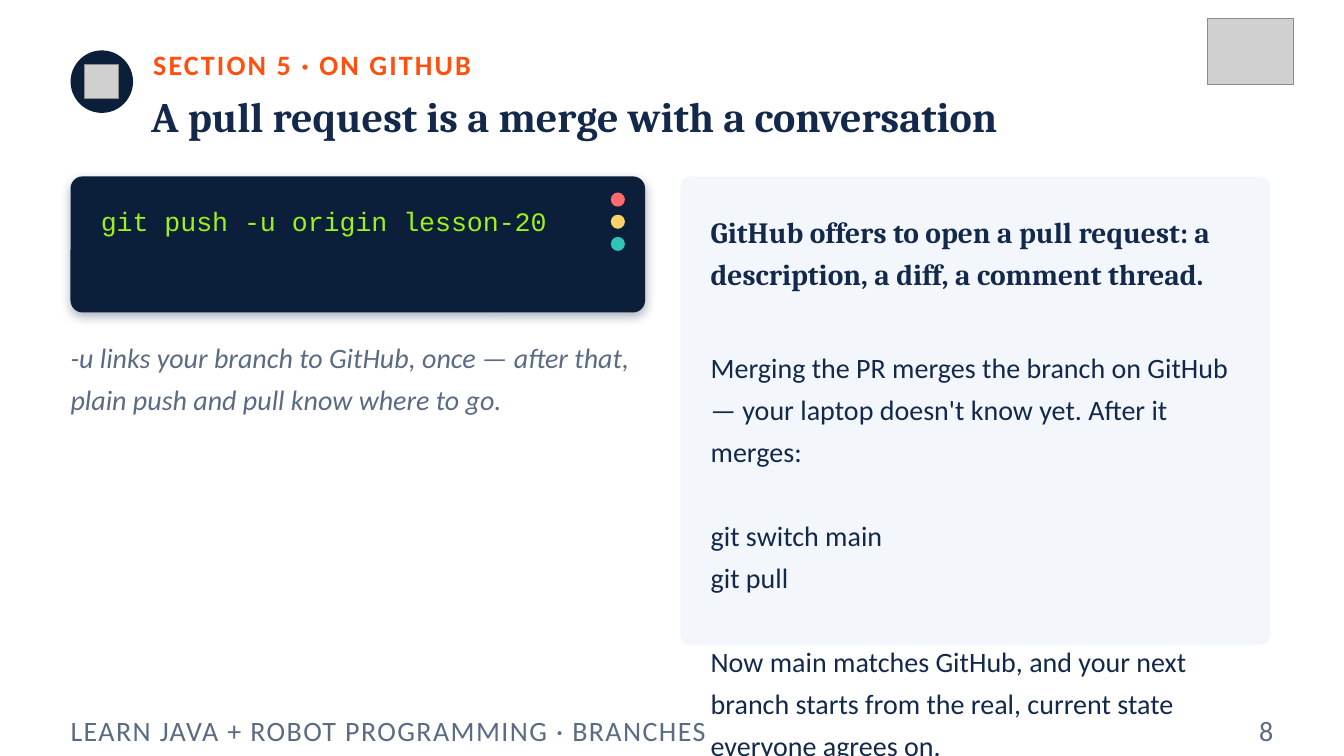
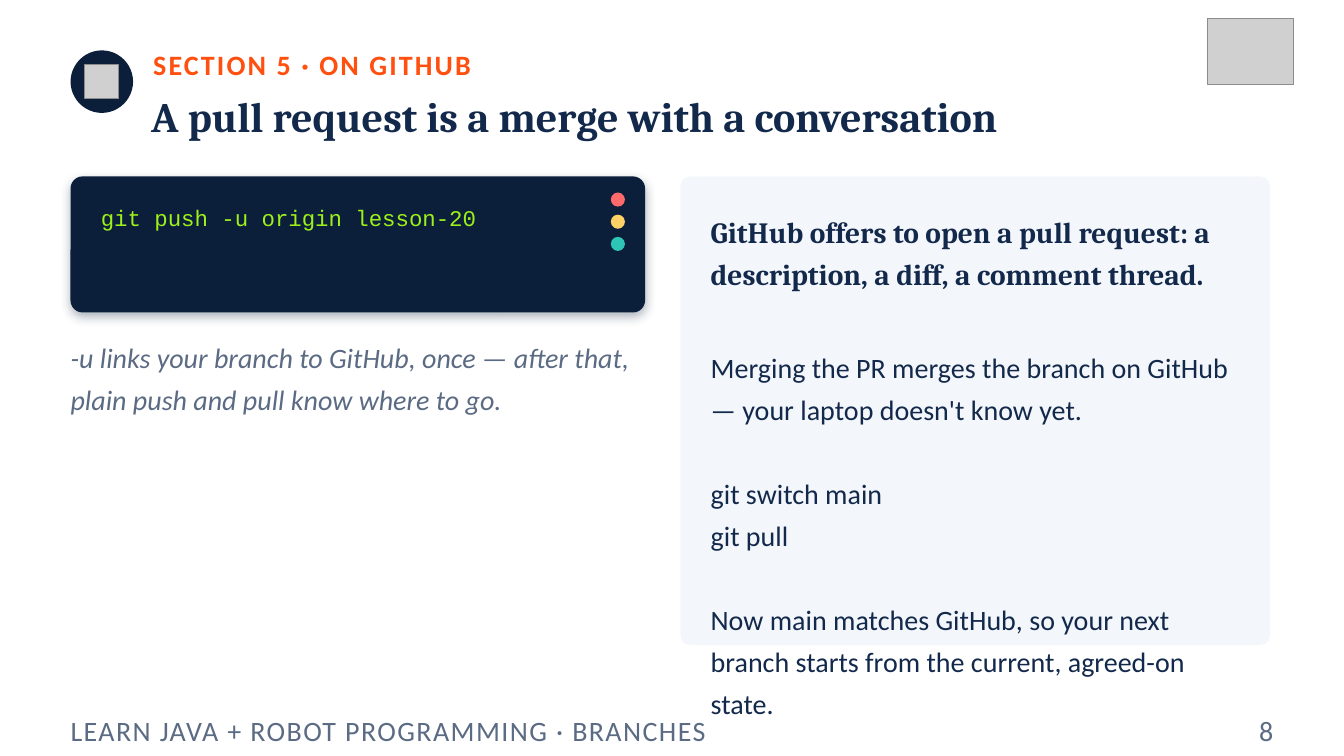
Before and after one commit to FRC5010/BasicRobotLessons, a slide deck: slide 8 of docs/presentations/v3/aside-git-branching.pptx. Drawn at 1344x756 pixels with LibreOffice and Linux fonts; fonts in the diff are those of the drawing; grey boxes stand for pictures. Boxes give left, top, right and bottom in pixels: in the first picture for what was removed or moved away, otherwise in the second. Text is boxed around its words. In the diff, an @@ line names an element or a change of style, - is before the commit and + after.

```diff
--- a/docs/presentations/v3/aside-git-branching.pptx
+++ b/docs/presentations/v3/aside-git-branching.pptx
@@ text "git push -u origin lesson-20" at (x1=101, y1=210, x2=476, y2=231): size 19 to 16 pt @@
@@ text at (x1=711, y1=358, x2=1227, y2=425): text changed @@
-Merging the PR merges the branch on GitHub — your laptop doesn't know yet. After it merges:
+Merging the PR merges the branch on GitHub — your laptop doesn't know yet.
@@ text at (x1=711, y1=610, x2=1185, y2=715): text changed @@
-Now main matches GitHub, and your next branch starts from the real, current state everyone agrees on.
+Now main matches GitHub, so your next branch starts from the current, agreed-on state.
```
Also in this commit, not shown: 8 other slides changed, 8 other files.
